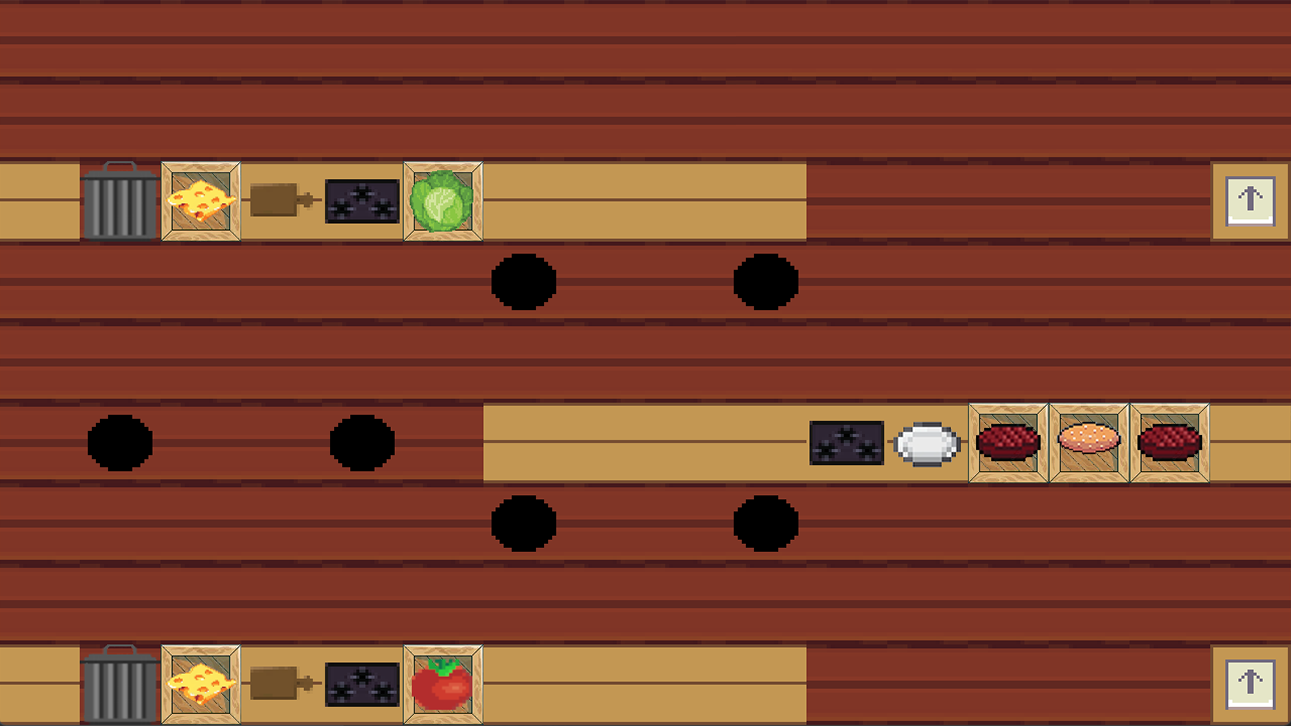
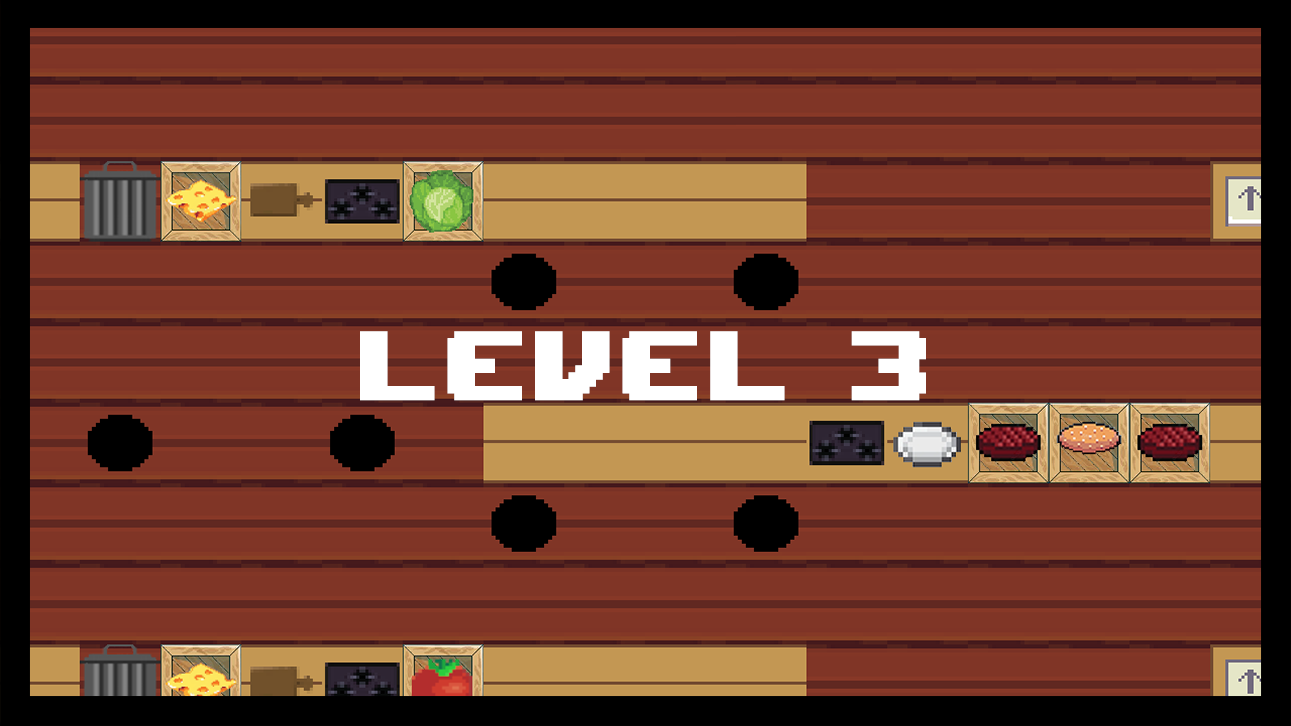
Layered file, before and after one edit (1291×726). Changes by layer:
added layer "Camada 8 cópia 6" above "Camada 8 cópia 5" over [11, 0, 1276, 28]
added layer "Camada 8 cópia 5" above "LEVEL 3" over [0, 0, 30, 726]
added layer "LEVEL 3" above "Camada 8 cópia 4" over [360, 331, 926, 401]
added layer "Camada 8 cópia 4" above "Camada 8 cópia 3" over [11, 696, 1276, 726]
added layer "Camada 8 cópia 3" above "Camada 1" over [1261, 0, 1291, 726]
